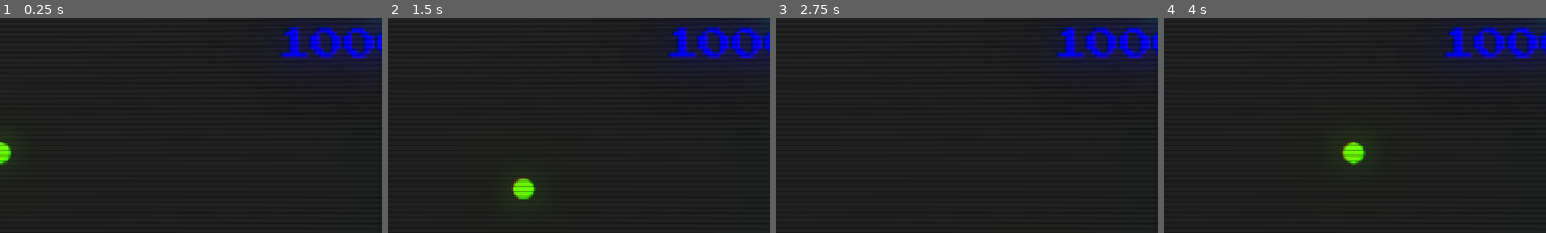
Above: before the commit, frames 1-4 (left to right).
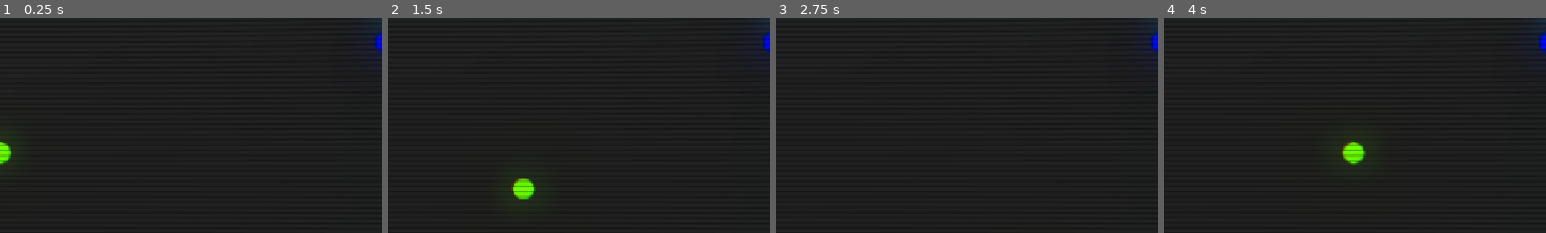
Above: after the commit, the same moments.

Repository: ktosox/GWJ80
Game: Godot game, scene res://level/test_level.tscn
Same seed, same stepped clock (60 frames per second), same inputs: the game is played once before the commit and once after it.
Inputs:
- Up to frame 1 (0.25 s): no input
- Up to frame 2 (1.5 s): tap Enter (ui_accept) at 0.5, 0.77 s; hold D (right) 0.53-1.28 s; hold Down (down) from 1.28 s (still down)
- Up to frame 3 (2.75 s): tap Enter (ui_accept) at 1.52 s; release Down (down) at 2.03 s; hold D (right) from 2.03 s (still down)
- Up to frame 4 (4 s): release D (right) at 2.78 s; hold W (up) 2.78-3.53 s; tap Enter (ui_accept) at 3.02, 3.77 s; hold A (left) from 3.53 s (still down)
The pictures show only the part of the screen within x 46-96%, y 14-64%; the shares and areas given below are measured in that part.

The runs differ from the first frame. In frame 1, 3.4% of the frame differs, in the area x 73-98%, y 3-20%; in frame 2, 3.4%; in frame 3, 3.4%; in frame 4, 3.4%.

Commit message:
undoing highscore change

Diff:
--- a/Game/Global/game_manager.gd
+++ b/Game/Global/game_manager.gd
@@ -2,7 +2,6 @@
 
 signal score_changed(new_score)
 
-signal update_high_score(high_score)
 
 signal health_changed(new_health)
 
@@ -87,6 +86,3 @@
 func _on_pick_up_timer_timeout() -> void:
 	pick_up_enabled = false
 	emit_signal("speed_changed", true)
-
-func _update_high_score():
-	emit_signal("update_high_score", Global.high_score)
--- a/Game/UI/high_score_label.gd
+++ b/Game/UI/high_score_label.gd
@@ -4,8 +4,4 @@
 
 # Called when the node enters the scene tree for the first time.
 func _ready() -> void:
-	GameManager.connect("update_high_score", Callable(self, "update"))# Replace with function body.
-
-
-func update():
 	text = str(Global.high_score)
--- a/Game/level/test_level.gd
+++ b/Game/level/test_level.gd
@@ -18,7 +18,7 @@
 	Global.load_game()
 	GameManager.set_health(3)
 	GameManager.set_score(0)
-	GameManager._update_high_score()
+
 
 
 	ui.get_node("Layout/Wave").text = "Wave: "+str(wave)
